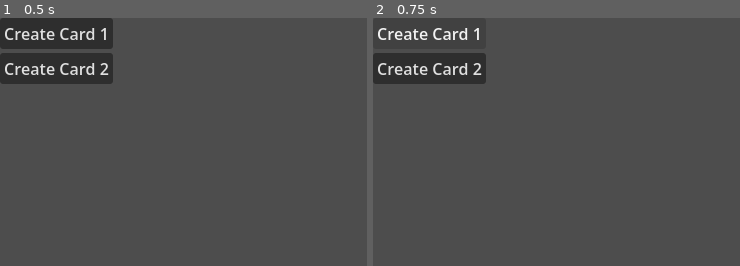
Above: before the commit, frames 1-2 (left to right).
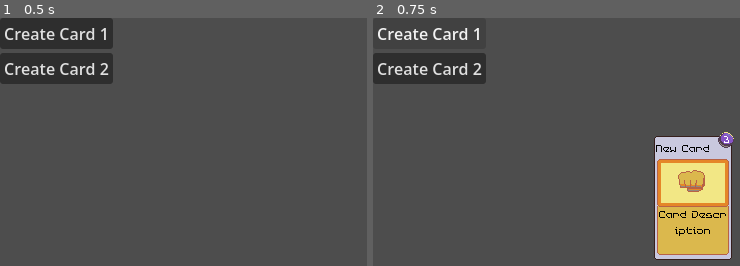
Above: after the commit, the same moments.

Repository: toocolors/deckbuilder-tutorial
Game: Godot game, scene res://scenes/deck_n_hand.tscn
Two runs of this game, one before a commit and one after it. Both use one fixed random seed, a clock stepped at 60 frames per second and the inputs below.
Inputs:
- Up to frame 1 (0.5 s): no input
- Up to frame 2 (0.75 s): click "Create Card 1" at 0.5 s

Frame 1 is identical in both runs. In frame 2, 11% of the frame differs, in the area x 76-99%, y 45-98%.

Commit message:
Add spawn reference field, create card in on_button_pressed

Diff:
--- a/scripts/deck_n_hand.gd
+++ b/scripts/deck_n_hand.gd
@@ -2,6 +2,7 @@
 
 @onready var card_scene: PackedScene = preload("res://scenes/card.tscn")
 
+@onready var spawn_point = $CanvasLayer/Spawn
 
 # Called when the node enters the scene tree for the first time.
 func _ready() -> void:
@@ -14,4 +15,7 @@
 
 
 func _on_button_pressed() -> void:
-	pass
+	var card = card_scene.instantiate()
+	spawn_point.add_child(card)
+	card.set_values(3, "Card Description", "New Card")
+	card.visible = true
